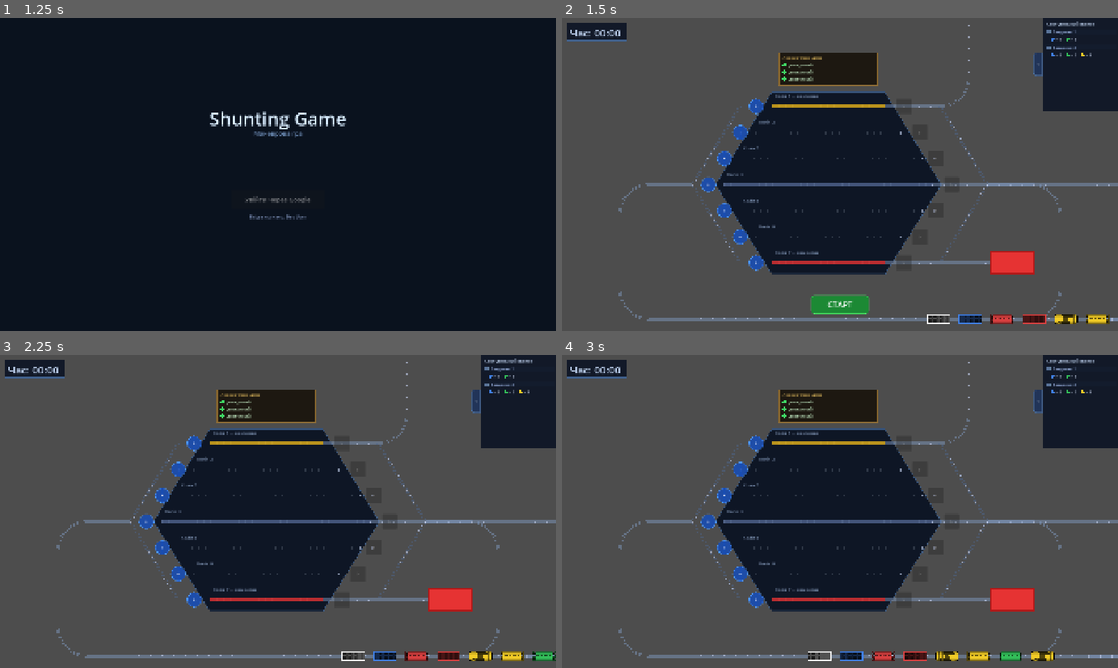
Above: before the commit, frames 1-4 (two rows, left to right).
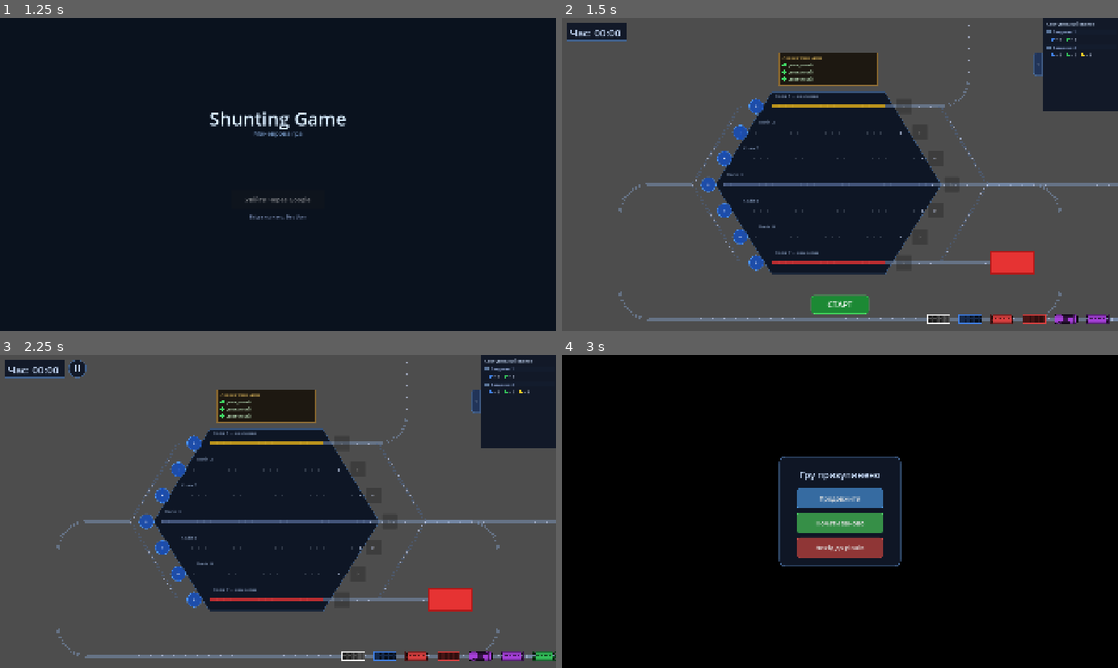
Above: after the commit, the same moments.

Repository: Fenimors99/shunting-game
Game: Godot game, scene res://scenes/LoginScreen.tscn
Same seed, same stepped clock (60 frames per second), same inputs: the game is played once before the commit and once after it.
Inputs (mouse positions are in pixels of both pictures, inside the frame that each line leads up to):
- Up to frame 1 (1.25 s): click "Увійти через Google" at 0.5 s
- Up to frame 2 (1.5 s): tap Enter at 1.25 s
- Up to frame 3 (2.25 s): click "СТАРТ" at 2 s
- Up to frame 4 (3 s): click (639, 367) at 2.77 s

Frame 1 is identical in both runs. In frame 2, 0.2% of the frame differs, in the area x 88-99%, y 94-98%; in frame 3, 0.4%; in frame 4, 96%, in the area x 0-100%, y 0-100%.

Commit message:
feat: added pause menu and pink wagon type

Diff:
--- a/scripts/GameScreen.gd
+++ b/scripts/GameScreen.gd
@@ -13,6 +13,11 @@
 var _timer_label: Label
 var _timer_running: bool = false
 var _time_elapsed: float = 0.0
+
+var _pause_btn: Button
+var _pause_overlay: Panel
+
+var _pause_black_bg: ColorRect # НОВЕ
 
 func _ready() -> void:
 	queue.position.y = Layout.QUEUE_Y
@@ -94,6 +99,7 @@
 	btn.pressed.connect(_on_start_pressed.bind(btn))
 	add_child(btn)
 	_create_timer_label() # Додаємо цей рядок
+	_create_pause_ui() # Додаємо сюди
 
 func _create_timer_label() -> void:
 	var W := 210.0
@@ -124,10 +130,135 @@
 	var s := int(time_in_sec) % 60
 	return "%02d:%02d" % [m, s]
 
+func _create_pause_ui() -> void:
+	var vp := get_viewport_rect().size
+
+	# --- 1. КНОПКА-КРУЖЕЧОК (Таймерний стиль) ---
+	# Щоб кнопка паузи була видна і clickable над темним фоном,
+	# ми поставимо їй такий самий високий z_index
+	var size_px := 62.0
+	_pause_btn = Button.new()
+	_pause_btn.custom_minimum_size = Vector2(size_px, size_px)
+	_pause_btn.position = Vector2(16 + 210 + 10, 16)
+	_pause_btn.process_mode = Node.PROCESS_MODE_ALWAYS
+	_pause_btn.flat = true
+	_pause_btn.visible = false
+	_pause_btn.z_index = 51 # <--- ДОДАТО: Вище ніж темний фон
+
+	_pause_btn.connect("draw", func():
+		var center = Vector2(size_px / 2, size_px / 2)
+		var radius = size_px / 2
+		var color_bg = Color(0.06, 0.09, 0.15, 0.96)
+		var color_border = Color(0.30, 0.45, 0.65, 0.8)
+		var color_icon = Color(0.80, 0.88, 1.00, 0.95)
+		_pause_btn.draw_circle(center, radius, color_bg)
+		_pause_btn.draw_arc(center, radius - 1, 0, TAU, 64, color_border, 2.0, true)
+		if get_tree().paused:
+			var points = PackedVector2Array([Vector2(25, 20), Vector2(25, 42), Vector2(45, 31)])
+			_pause_btn.draw_colored_polygon(points, color_icon)
+		else:
+			_pause_btn.draw_rect(Rect2(22, 20, 6, 22), color_icon)
+			_pause_btn.draw_rect(Rect2(34, 20, 6, 22), color_icon)
+	)
+	_pause_btn.pressed.connect(_on_pause_toggle)
+	add_child(_pause_btn)
+
+	# --- 2. НОВЕ: ПОВНИЙ ЧОРНИЙ ФОН (Затемнення) ---
+	_pause_black_bg = ColorRect.new()
+	_pause_black_bg.color = Color(0.0, 0.0, 0.0, 1.0) # <--- ПОВНІСТЮ ЧОРНИЙ
+	# (Якщо хочете, щоб гра була трохи видна, змініть на: Color(0,0,0, 0.7) )
+	_pause_black_bg.size = vp # Вкриває весь екран
+	_pause_black_bg.visible = false
+	_pause_black_bg.process_mode = Node.PROCESS_MODE_ALWAYS # Має працювати на паузі
+	_pause_black_bg.z_index = 50 # <--- Високий шар, щоб перекрити ігрові об'єкти
+	add_child(_pause_black_bg)
+
+	# --- 3. ВЕЛИКА ПАНЕЛЬ МЕНЮ ПАУЗИ ---
+	_pause_overlay = Panel.new()
+	_pause_overlay.size = Vector2(420, 380)
+	_pause_overlay.position = (vp - _pause_overlay.size) / 2.0
+	_pause_overlay.process_mode = Node.PROCESS_MODE_ALWAYS
+	_pause_overlay.visible = false
+	_pause_overlay.z_index = 51 # <--- ДОДАТО: Вище ніж чорний фон
+
+	var style = StyleBoxFlat.new()
+	style.bg_color = Color(0.06, 0.09, 0.15, 0.98)
+	style.border_color = Color(0.30, 0.45, 0.65, 1.0)
+	style.set_border_width_all(3)
+	style.set_corner_radius_all(20)
+	_pause_overlay.add_theme_stylebox_override("panel", style)
+	add_child(_pause_overlay)
+
+	# Заголовок (змістили вгору)
+	var lbl = Label.new()
+	lbl.text = "Гру призупинено"
+	lbl.horizontal_alignment = HORIZONTAL_ALIGNMENT_CENTER
+	lbl.position = Vector2(0, 40)
+	lbl.size = Vector2(420, 50)
+	lbl.add_theme_font_size_override("font_size", 32)
+	lbl.add_theme_color_override("font_color", Color(0.80, 0.88, 1.00))
+	_pause_overlay.add_child(lbl)
+
+	# --- 3. КОНТЕЙНЕР ДЛЯ КНОПОК ---
+	var btn_container = VBoxContainer.new()
+	btn_container.size = Vector2(300, 220)
+	btn_container.position = Vector2(60, 110) # Центруємо всередині панелі
+	btn_container.add_theme_constant_override("separation", 15)
+	_pause_overlay.add_child(btn_container)
+
+	# Допоміжна функція для створення однакових кнопок меню
+	var create_menu_btn = func(txt: String, color: Color):
+		var b = Button.new()
+		b.text = txt
+		b.custom_minimum_size = Vector2(0, 70)
+		var bs = StyleBoxFlat.new()
+		bs.bg_color = color.darkened(0.3)
+		bs.set_corner_radius_all(10)
+		bs.set_border_width_all(1)
+		bs.border_color = color
+		b.add_theme_stylebox_override("normal", bs)
+		b.add_theme_font_size_override("font_size", 22)
+		return b
+
+	# Кнопка: ПРОДОВЖИТИ
+	var btn_resume = create_menu_btn.call("Продовжити", Color(0.3, 0.6, 0.9))
+	btn_resume.pressed.connect(_on_pause_toggle)
+	btn_container.add_child(btn_resume)
+
+	# Кнопка: РЕСТАРТ
+	var btn_restart = create_menu_btn.call("Почати заново", Color(0.3, 0.8, 0.4))
+	btn_restart.pressed.connect(func():
+		get_tree().paused = false # Обов'язково знімаємо паузу перед перезавантаженням!
+		get_tree().reload_current_scene()
+	)
+	btn_container.add_child(btn_restart)
+
+	# Кнопка: ВИХІД
+	var btn_exit = create_menu_btn.call("Вихід до рівнів", Color(0.8, 0.3, 0.3))
+	btn_exit.pressed.connect(func():
+		get_tree().paused = false
+		get_tree().change_scene_to_file("res://scenes/LevelSelect.tscn") # Вкажіть шлях до вашого меню
+	)
+	btn_container.add_child(btn_exit)
+
+func _on_pause_toggle() -> void:
+	var new_pause_state = not get_tree().paused
+	get_tree().paused = new_pause_state
+
+	# Оновлюємо видимість обох елементів паузи
+	_pause_black_bg.visible = new_pause_state # <--- ДОДАТО
+	_pause_overlay.visible = new_pause_state
+
+	# 2. Ховаємо КРУЖЕЧОК, якщо ми на паузі, і показуємо, якщо повернулися в гру
+	_pause_btn.visible = not new_pause_state
+
+	_pause_btn.queue_redraw()
+
 func _on_start_pressed(btn: Button) -> void:
 	btn.queue_free()
 	queue.start()
 	_timer_running = true
+	_pause_btn.visible = true
 
 func _on_track_entry_tapped(track_index: int) -> void:
 	if _wagon_at_center == null:
--- a/scripts/Wagon.gd
+++ b/scripts/Wagon.gd
@@ -10,6 +10,7 @@
 	Color(0.20, 0.75, 0.35),  # GREEN
 	Color(0.95, 0.80, 0.15),  # YELLOW
 	Color(0.65, 0.25, 0.85),  # PURPLE
+	Color(1.0, 0.4, 0.7),     # Pink
 ]
 
 # Попередньо завантажуємо текстури з папки assets
